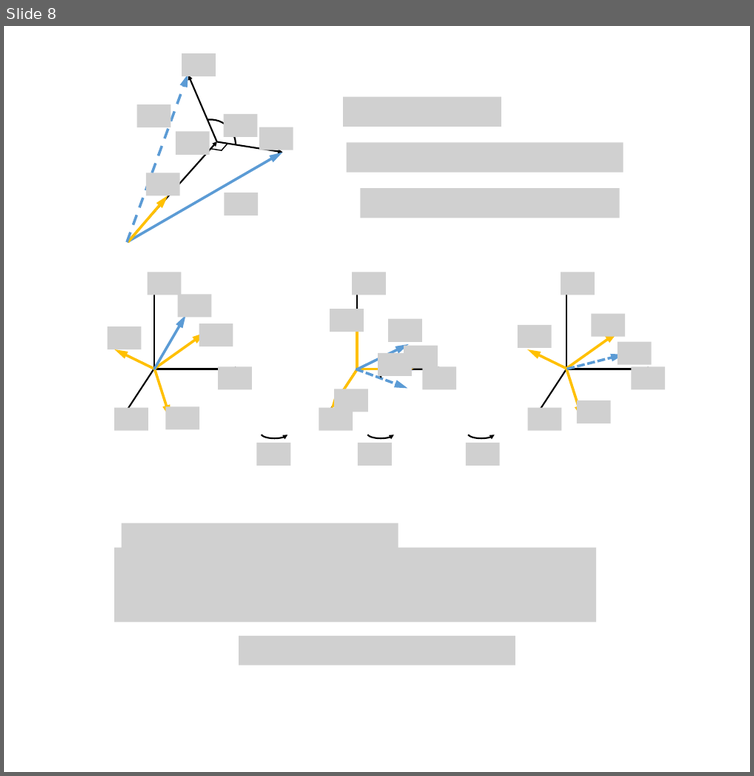
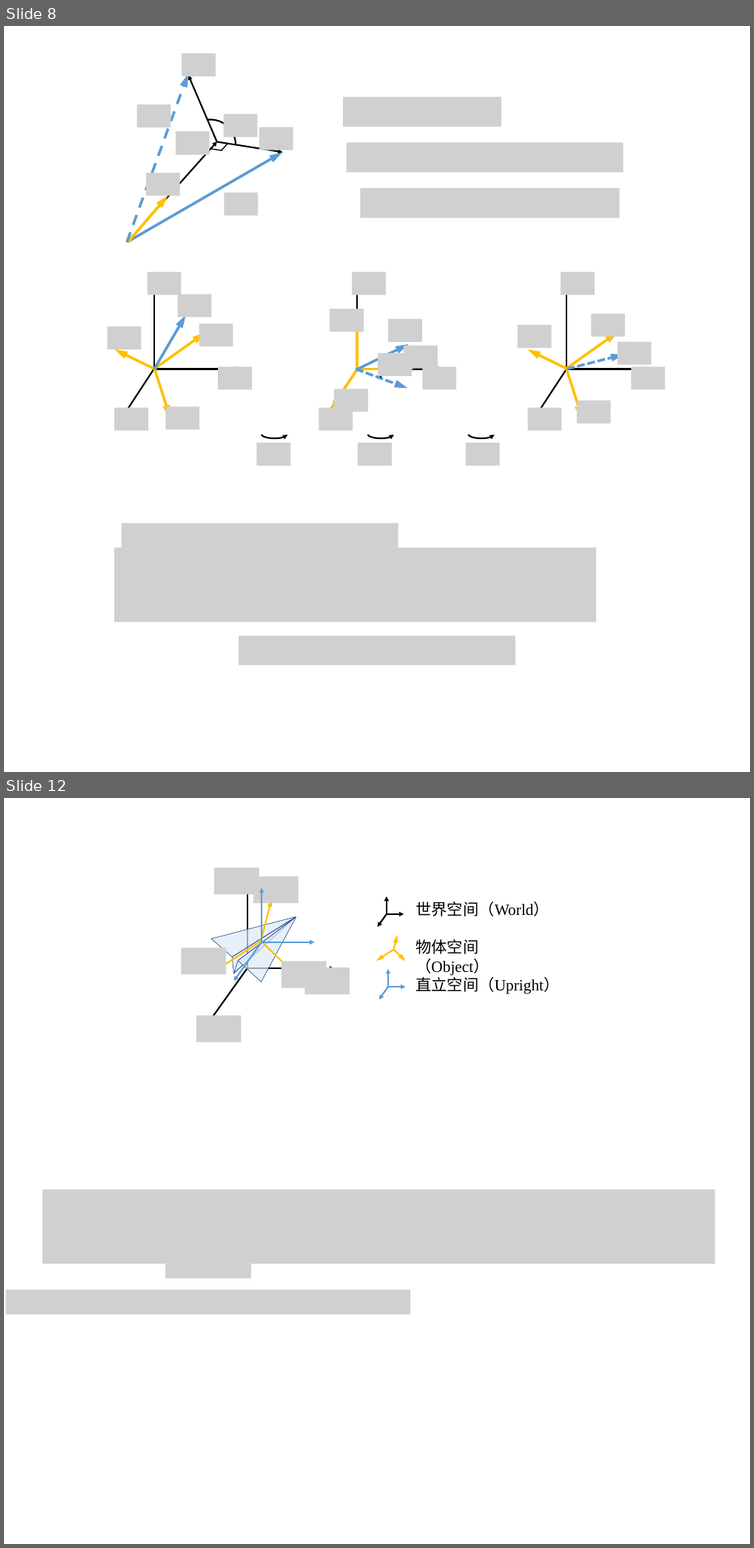
Before and after one commit to ydc258ttbaby/ydc, a slide deck: workfiles/RTR4/绘图.pptx. Shown one above the other, each under a label of ours: slide 8 before the commit, slides 8 and 12 after it; the slides between them are not shown. The pictures are 754x776 and 754x1548 pixels, drawn with LibreOffice and Linux fonts; fonts in the diff are those of the drawing; grey boxes stand for pictures; background and template pictures are left out. Boxes give left, top, right and bottom in pixels: in the first picture for what was removed or moved away, otherwise in the second. Text is boxed around its words. In the diff, an @@ line names an element or a change of style, - is before the commit and + after.

```diff
--- a/workfiles/RTR4/绘图.pptx
+++ b/workfiles/RTR4/绘图.pptx
@@ slide 12 added at [4, 798, 750, 1544], background #FFFFFF @@
@@ picture added at [214, 868, 259, 895] @@
@@ arrow added from (247, 969) to (247, 879), #000000 3 pt @@
@@ picture added at [253, 876, 298, 903] @@
@@ group added at [211, 900, 299, 987]: 4 freeform shapes @@
@@ arrow added from (261, 942) to (271, 899), #FFC000 3 pt @@
@@ arrow added from (262, 942) to (262, 888), #5B9BD5 3 pt @@
@@ arrow added from (387, 914) to (387, 896), #000000 3 pt @@
@@ text added at [415, 902, 549, 916], 30 pt, text #000000 @@
+世界空间（World）
@@ arrow added from (387, 914) to (377, 927), #000000 3 pt @@
@@ arrow added from (387, 914) to (404, 914), #000000 3 pt @@
@@ picture added at [182, 947, 226, 975] @@
@@ arrow added from (260, 942) to (210, 974), #FFC000 3 pt @@
@@ arrow added from (262, 942) to (234, 981), #5B9BD5 3 pt @@
@@ arrow added from (262, 942) to (296, 975), #FFC000 3 pt @@
@@ arrow added from (262, 942) to (314, 942), #5B9BD5 3 pt @@
@@ arrow added from (393, 950) to (376, 961), #FFC000 3 pt @@
@@ arrow added from (393, 950) to (397, 935), #FFC000 3 pt @@
@@ arrow added from (394, 950) to (406, 961), #FFC000 3 pt @@
@@ text added at [415, 939, 489, 976], 30 pt, text #000000 @@
+物体空间（Object）
@@ arrow added from (247, 969) to (202, 1032), #000000 3 pt @@
@@ arrow added from (247, 968) to (334, 968), #000000 3 pt @@
@@ picture added at [282, 962, 326, 988] @@
@@ picture added at [304, 967, 350, 994] @@
@@ arrow added from (388, 987) to (388, 969), #5B9BD5 3 pt @@
@@ text added at [415, 975, 559, 994], 30 pt, text #000000 @@
+直立空间（Upright）
@@ arrow added from (388, 987) to (379, 999), #5B9BD5 3 pt @@
@@ arrow added from (388, 987) to (405, 987), #5B9BD5 3 pt @@
@@ picture added at [196, 1016, 241, 1042] @@
@@ rectangle added at [4, 1169, 750, 1342], fill #FFFFFF @@
@@ picture added at [42, 1189, 714, 1263] @@
@@ picture added at [165, 1252, 196, 1278] @@
@@ picture added at [188, 1252, 251, 1278] @@
@@ picture added at [6, 1289, 410, 1315] @@
```
Also in this commit, not shown: 1 slide changed, 7 other slides added, 2 other files.
